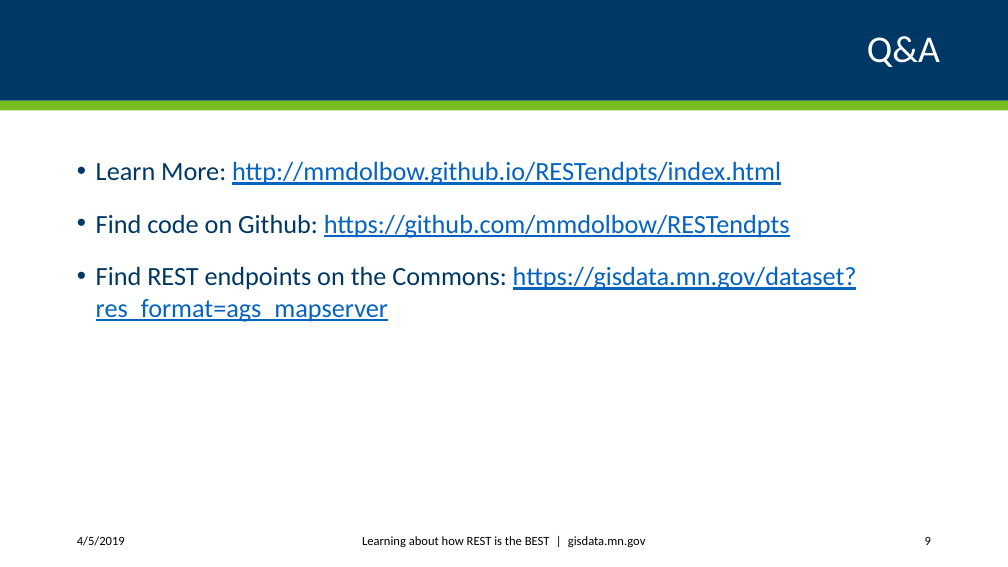
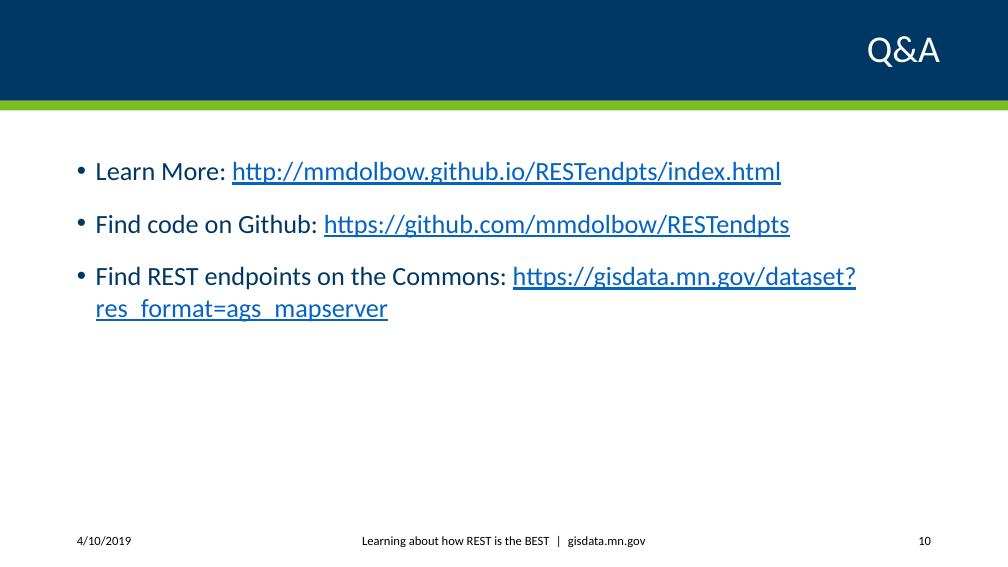
Before and after one commit to mmdolbow/RESTendpts, a slide deck: slide 10 of ppt/REST endpoint tutorial.pptx (slide 9 before the commit). Drawn at 1008x567 pixels with LibreOffice and Linux fonts; fonts in the diff are those of the drawing. Boxes give left, top, right and bottom in pixels: in the first picture for what was removed or moved away, otherwise in the second. Text is boxed around its words. In the diff, an @@ line names an element or a change of style, - is before the commit and + after.

```diff
--- a/ppt/REST endpoint tutorial.pptx
+++ b/ppt/REST endpoint tutorial.pptx
@@ text at (77,536,131,546): text changed @@
-4/5/2019
+4/10/2019
@@ page number at (918,537,931,545): text changed @@
-9
+10
```
Also in this commit, not shown: 8 other slides changed, 1 slide added, 3 other files.
